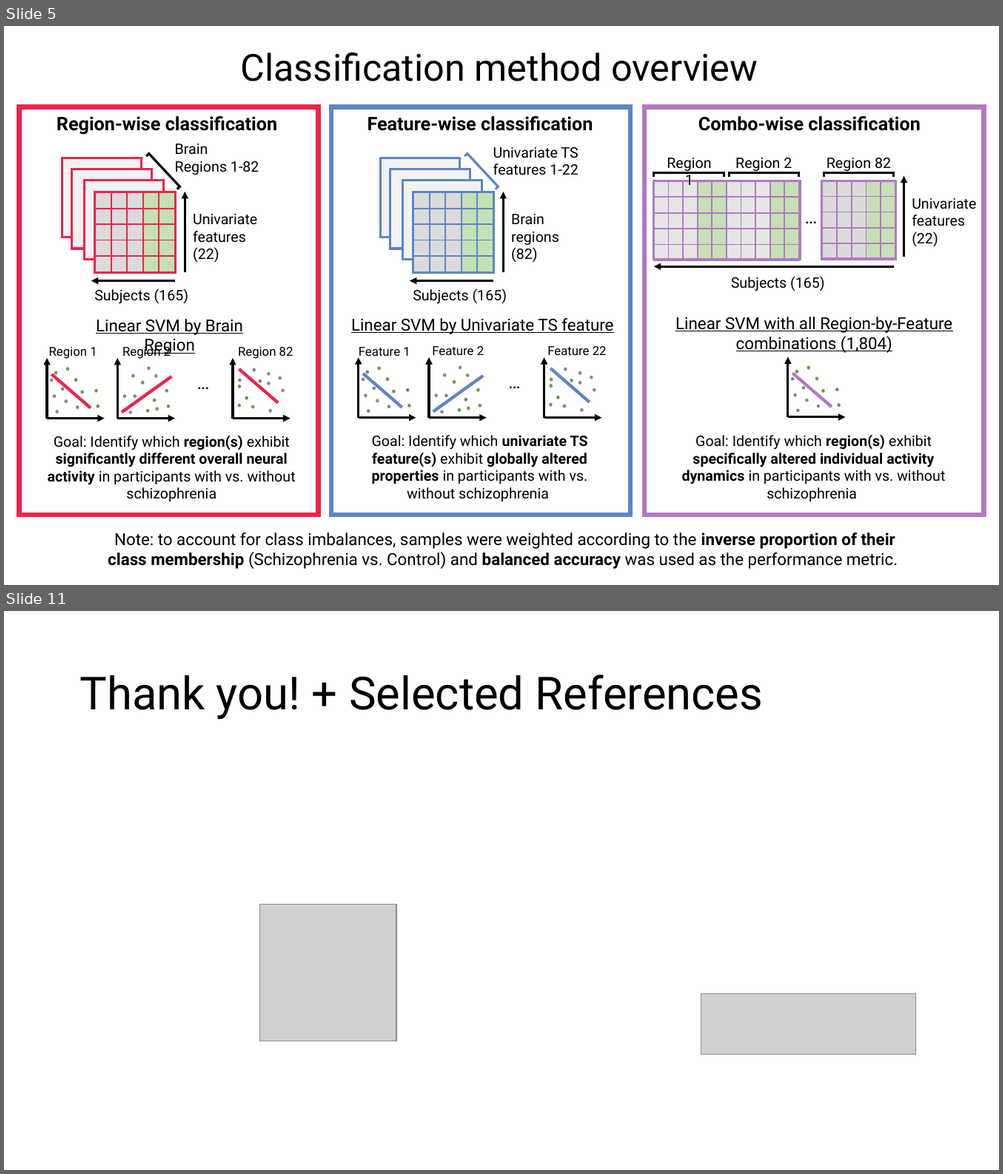
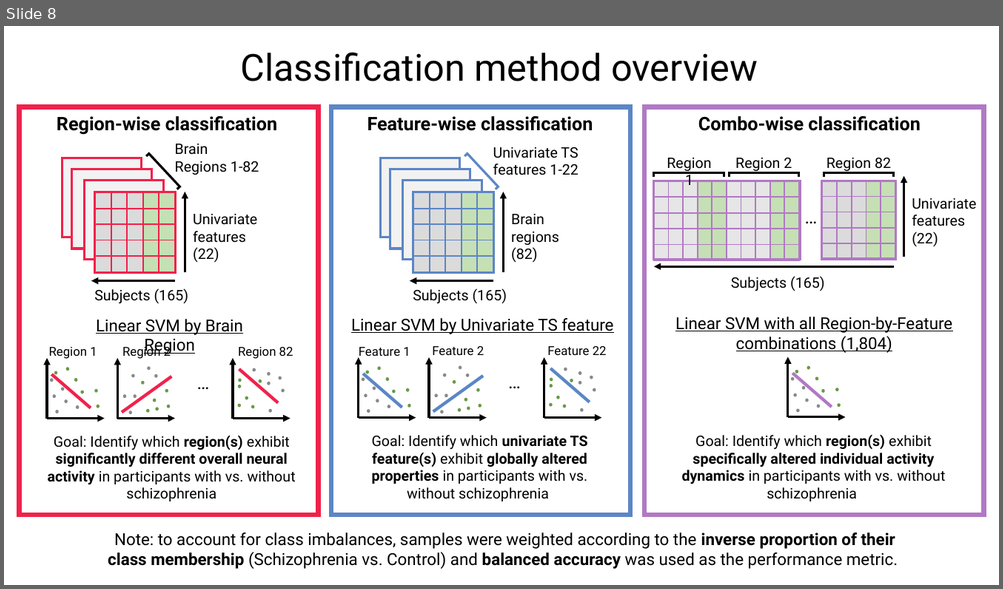
Before and after one commit to anniegbryant/CNS_2022, a slide deck: schizophrenia_classification_workshop/Workshop_Talk.pptx. Shown one above the other, each under a label of ours: slides 5 and 11 before the commit, slide 8 after it; the slides between them are not shown. The pictures are 1003x1174 and 1003x589 pixels, drawn with LibreOffice and Linux fonts; fonts in the diff are those of the drawing; grey boxes stand for pictures. Boxes give left, top, right and bottom in pixels: in the first picture for what was removed or moved away, otherwise in the second. Text is boxed around its words. In the diff, an @@ line names an element or a change of style, - is before the commit and + after.

```diff
--- a/schizophrenia_classification_workshop/Workshop_Talk.pptx
+++ b/schizophrenia_classification_workshop/Workshop_Talk.pptx
@@ slide 11 removed at (x1=4, y1=611, x2=999, y2=1170), background #FFFFFF @@
@@ title removed at (x1=79, y1=675, x2=763, y2=719) @@
-Thank you! + Selected References
@@ picture removed at (x1=259, y1=904, x2=396, y2=1042) @@
@@ picture removed at (x1=702, y1=994, x2=916, y2=1055) @@
@@ what was slide 5 is now slide 8 @@
```
Also in this commit, not shown: 5 slides changed, 12 slides added, 3 other slides removed, 3 other files.
